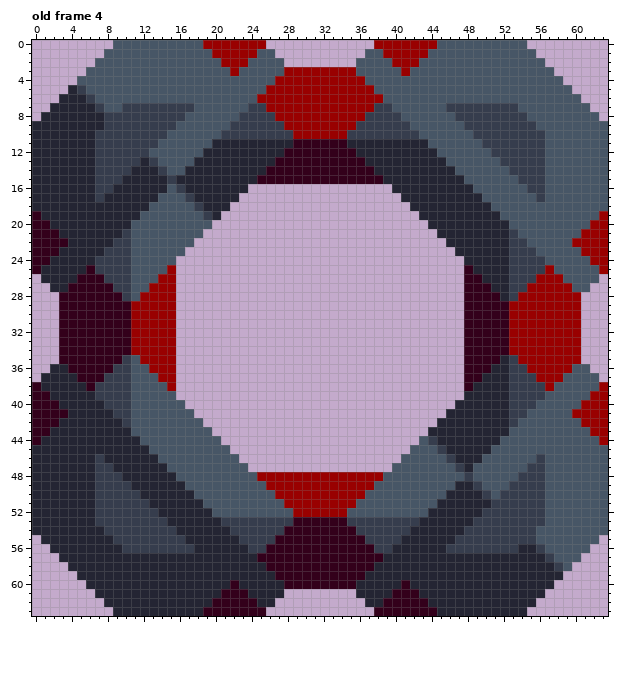
Two states of a pixel-art file, sprites/blocks/drills/BLOOD EXTRACTOR/biotic-zlo-production-blood-extractor.ase. Above, as it was before the edit.
64x64 pixels, 5 frames. Shown: old frame 4.
The result:
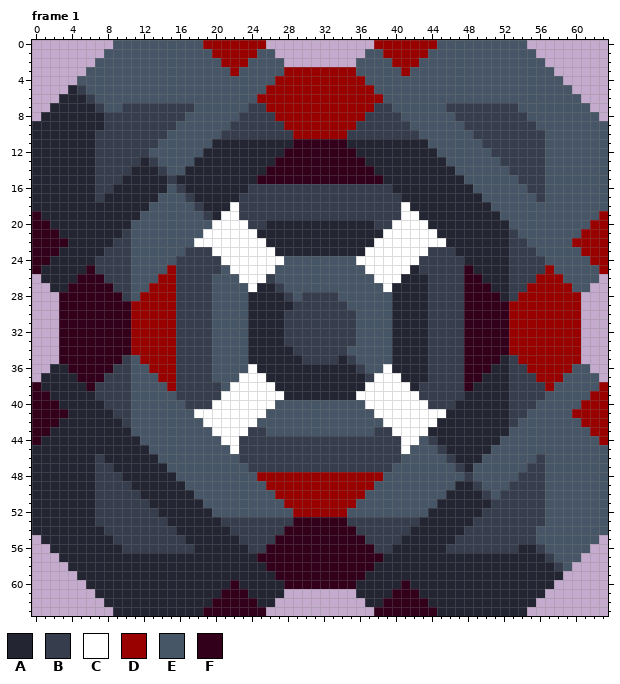
Palette (. is transparent): A #242533  B #363d4d  C #ffffff  D #990000  E #475666  F #33001b
A new or re-ordered frame is compared with the old frame closest to it.
From old to new:
frames 5 -> 6
--- frame 1 is new; against old frame 4, layers "Layer 1", "Layer 2", "Layer 3 #2"
@@ x 14..49 @@
 15 ABAAAAAAAAAFFFFFFFFFFFFFFAAAAAAAAAEE
-16 AEBAAAAAAA................AAAAAAAAAE
-17 EEEBAAAAA..................AAAAAAAAA
-18 EEEEBAAA....................AAAAAAAA
-19 EEEEEBA......................AAAAAAA
-20 EEEEEE........................AAAAAA
-21 EEEEE..........................AAAAA
-22 EEEE............................AAAA
-23 EEE..............................AAA
-24 EE................................AA
-25 ED................................FA
-26 DD................................FF
-27 DD................................FF
-28 DD................................FF
-29 DD................................FF
-30 DD................................FF
-31 DD................................FF
-32 DD................................FF
-33 DD................................FF
-34 DD................................FF
-35 DD................................FF
-36 DD................................FF
-37 DD................................FF
-38 ED................................FA
-39 EE................................AA
-40 EEE..............................AAA
-41 EEEE............................AAAA
-42 EEEEE..........................AAAAA
-43 EEEEEE........................AAAAAA
-44 EEEEEEE......................EBAAAAA
-45 EEEEEEEE....................EEEBAAAA
-46 EEEEEEEEE..................EEEEEBAAA
-47 AEEEEEEEEE................EEEEEEEBAE
+16 AEBAAAAAAABBBBBBBBBBBBBBBBAAAAAAAAAE
+17 EEEBAAAAABBBBBBBBBBBBBBBBBBAAAAAAAAA
+18 EEEEBAAACBBBBBBBBBBBBBBBBBBCAAAAAAAA
+19 EEEEEBACCBBBBBBBBBBBBBBBBBBCCAAAAAAA
+20 EEEEEECCCCBBAAAAAAAAAAAABBCCCCAAAAAA
+21 EEEEECCCCCCAAAAAAAAAAAAAACCCCCCAAAAA
+22 EEEECCCCCCCCAAAAAAAAAAAACCCCCCCCAAAA
+23 EEEBBBCCCCCCCAAAAAAAAAACCCCCCCBBBAAA
+24 EEBBBBBCCCCCCCEEEEEEEECCCCCCCBBBBBAA
+25 EDBBBBBECCCCCEEEEEEEEEECCCCCABBBBBFA
+26 DDBBBBEEECCCBEEEEEEEEEEECCCAAABBBBFF
+27 DDBBBBEEEECAABEEEEEEEEEEECAAAABBBBFF
+28 DDBBBBEEEEAAAABEBBBBEEEEEEAAAABBBBFF
+29 DDBBBBEEEEAAAAABBBBBBEEEEEAAAABBBBFF
+30 DDBBBBEEEEAAAABBBBBBBBEEEEAAAABBBBFF
+31 DDBBBBEEEEAAAABBBBBBBBEEEEAAAABBBBFF
+32 DDBBBBEEEEAAAABBBBBBBBEEEEAAAABBBBFF
+33 DDBBBBEEEEAAAABBBBBBBBEEEEAAAABBBBFF
+34 DDBBBBEEEEAAAAABBBBBBEEEEEAAAABBBBFF
+35 DDBBBBEEEEAAAAAABBBBABEEEEAAAABBBBFF
+36 DDBBBBEEEECAAAAAAAAAAABEECAAAABBBBFF
+37 DDBBBBEEECCCAAAAAAAAAAABCCCAAABBBBFF
+38 EDBBBBBECCCCCAAAAAAAAAACCCCCABBBBBFA
+39 EEBBBBBCCCCCCCAAAAAAAACCCCCCCBBBBBAA
+40 EEEBBBCCCCCCCEEEEEEEEEECCCCCCCBBBAAA
+41 EEEECCCCCCCCEEEEEEEEEEEECCCCCCCCAAAA
+42 EEEEECCCCCCEEEEEEEEEEEEEECCCCCCAAAAA
+43 EEEEEECCCCBBEEEEEEEEEEEEBBCCCCAAAAAA
+44 EEEEEEECCBBBBBBBBBBBBBBBBBBCCEBAAAAA
+45 EEEEEEEECBBBBBBBBBBBBBBBBBBCEEEBAAAA
+46 EEEEEEEEEBBBBBBBBBBBBBBBBBBEEEEEBAAA
+47 AEEEEEEEEEBBBBBBBBBBBBBBBBEEEEEEEBAE
 48 AAEEEEEEEEEDDDDDDDDDDDDDDEEEEEEEEEBE
